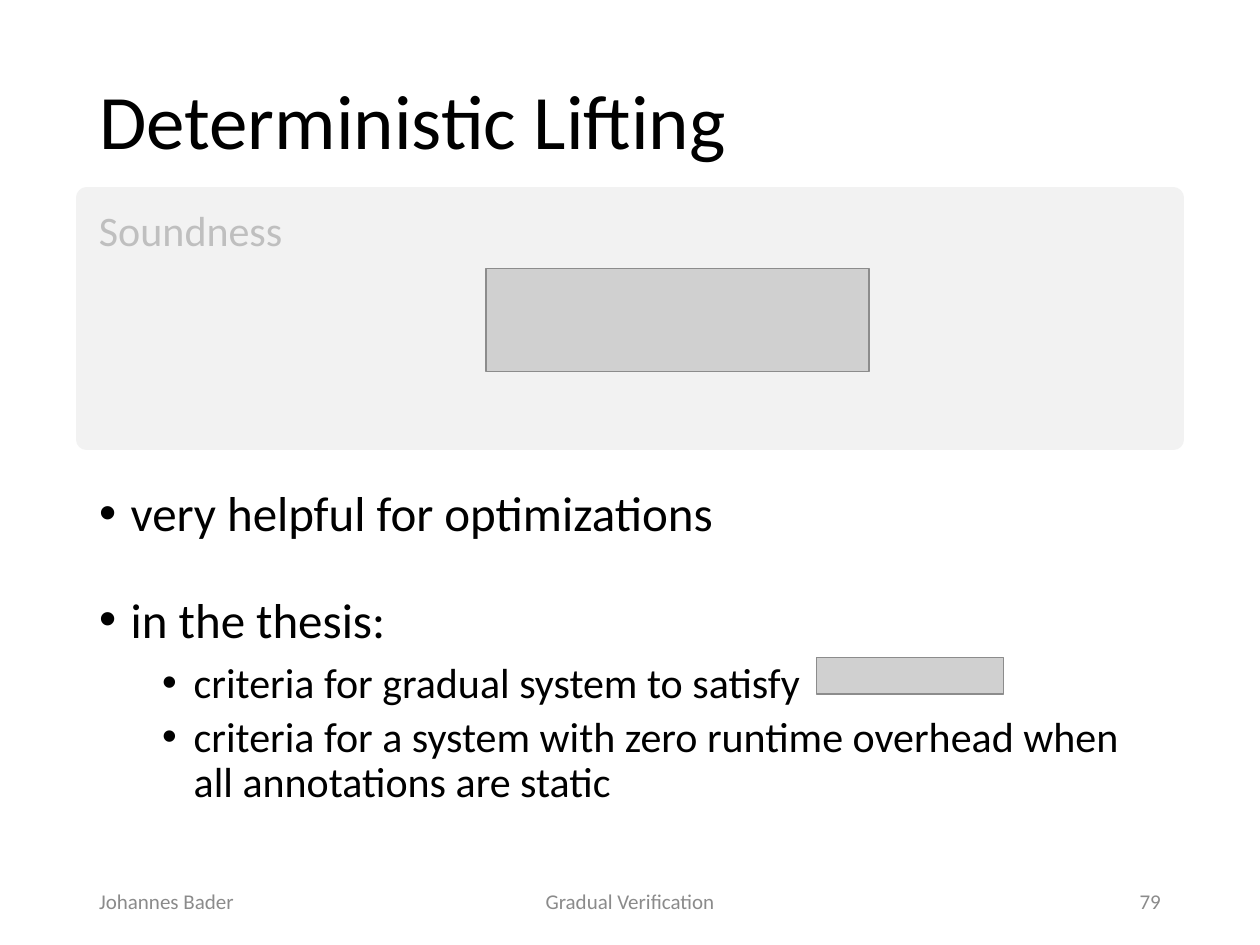
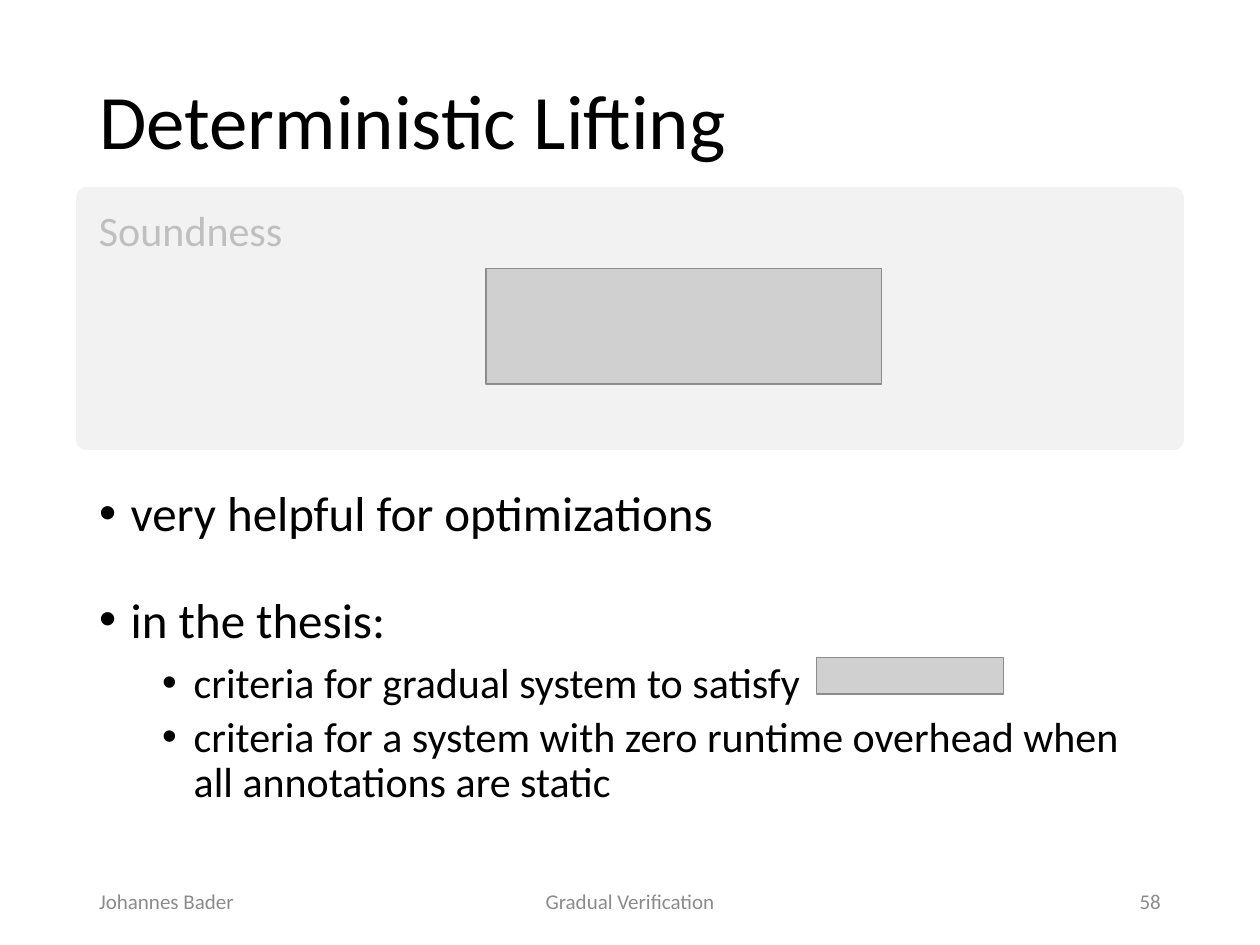
Before and after one commit to olydis/GradVerThesis, a slide deck: slide 58 of presentation/Final.pptx (slide 79 before the commit). Drawn at 1260x945 pixels with LibreOffice and Linux fonts; fonts in the diff are those of the drawing; grey boxes stand for pictures. Boxes give left, top, right and bottom in pixels: in the first picture for what was removed or moved away, otherwise in the second. Text is boxed around its words. In the diff, an @@ line names an element or a change of style, - is before the commit and + after.

```diff
--- a/presentation/Final.pptx
+++ b/presentation/Final.pptx
@@ picture: place and size @@
-picture at (486, 268, 869, 372)
+picture at (486, 268, 882, 384)
@@ page number at (1140, 895, 1161, 909): text changed @@
-79
+58
```
Also in this commit, not shown: 7 other slides changed, 22 slides removed, 3 other files.
